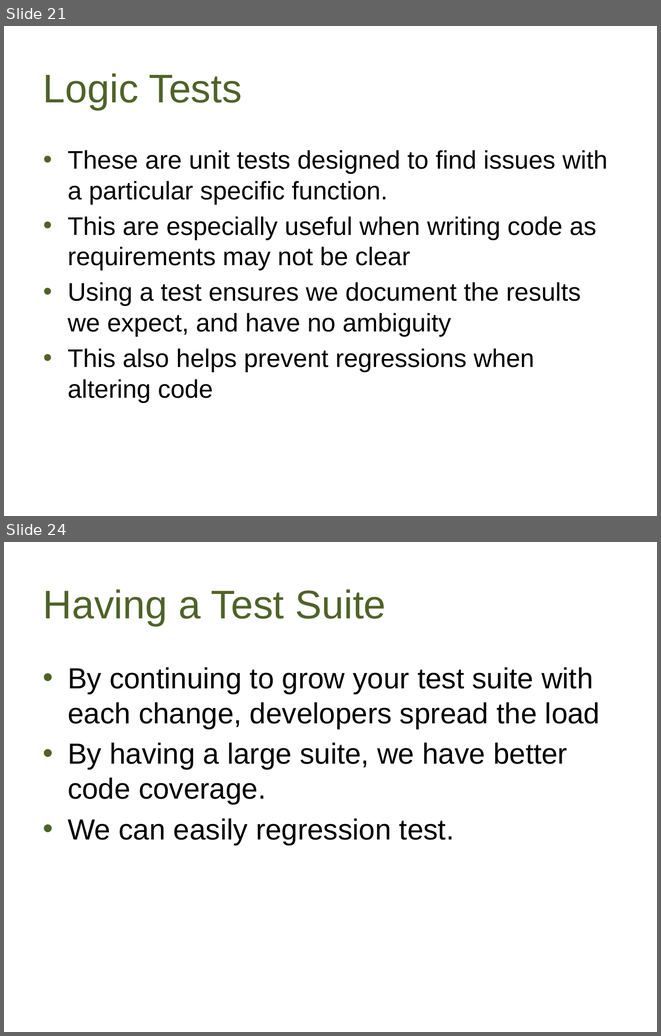
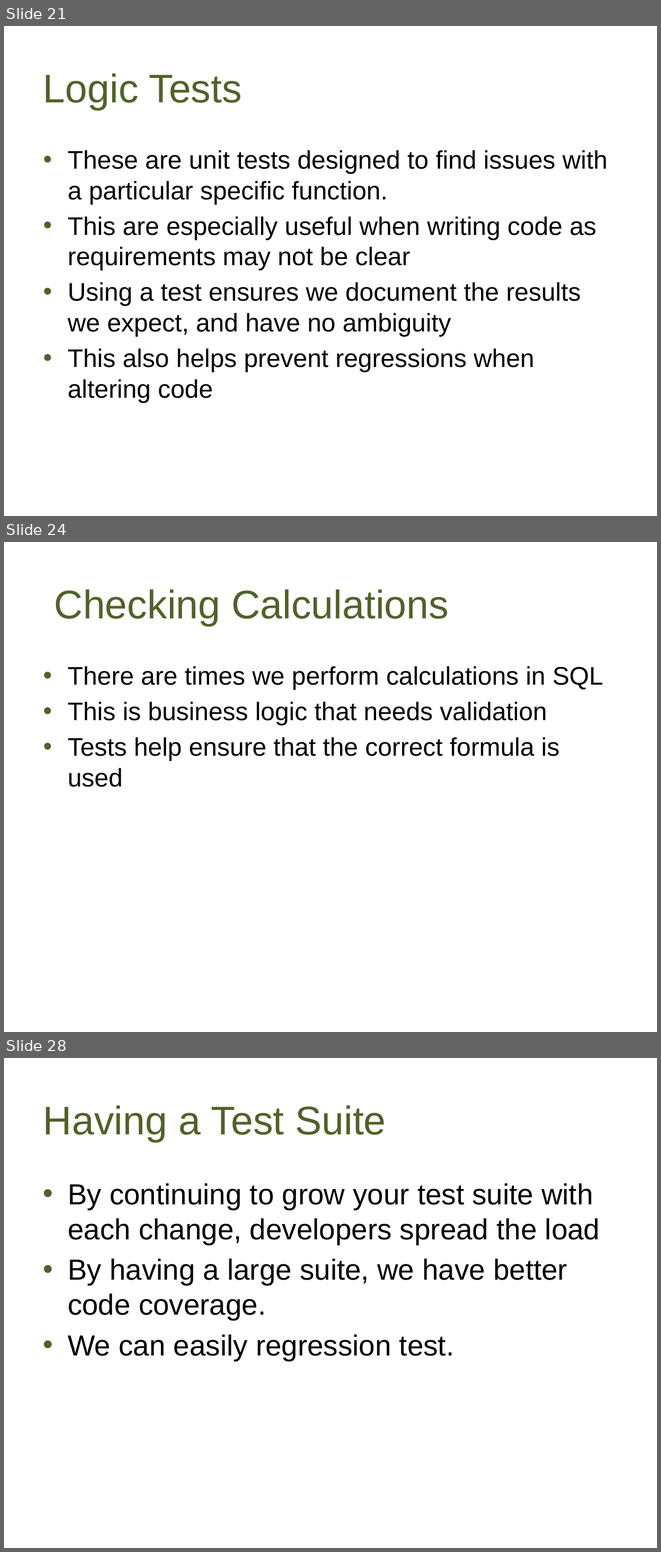
Before and after one commit to way0utwest/UnitTestingTSQL, a slide deck: UnitTestingTSQL.pptx. Shown one above the other, each under a label of ours: slides 21 and 24 before the commit, slides 21, 24 and 28 after it; the slides between them are not shown. The pictures are 661x1036 and 661x1552 pixels, drawn with LibreOffice and Linux fonts; fonts in the diff are those of the drawing; background and template pictures are left out. Boxes give left, top, right and bottom in pixels: in the first picture for what was removed or moved away, otherwise in the second. Text is boxed around its words. In the diff, an @@ line names an element or a change of style, - is before the commit and + after.

```diff
--- a/UnitTestingTSQL.pptx
+++ b/UnitTestingTSQL.pptx
@@ slide 24 added at (4, 542, 657, 1032), background picture (left out) @@
@@ title added at (54, 589, 449, 626), 44 pt, text #4F6228 @@
+Checking Calculations
@@ text added at (68, 666, 603, 787), 28 pt, text #000000 @@
+• There are times we perform calculations in SQL
+• This is business logic that needs validation
+• Tests help ensure that the correct formula is used
@@ what was slide 24 is now slide 28 @@
```
Also in this commit, not shown: 2 slides changed, 3 other slides added, 1 other file.
